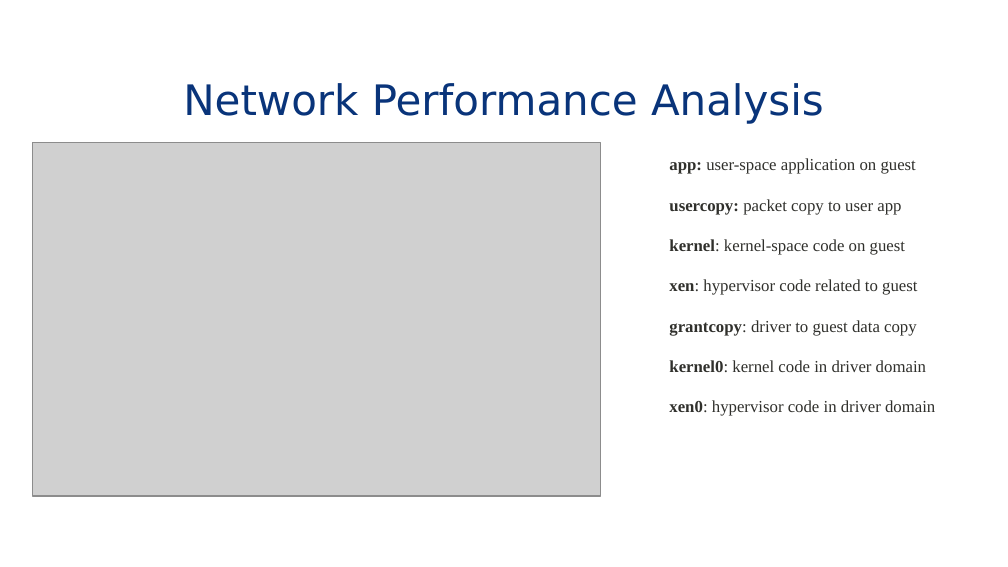
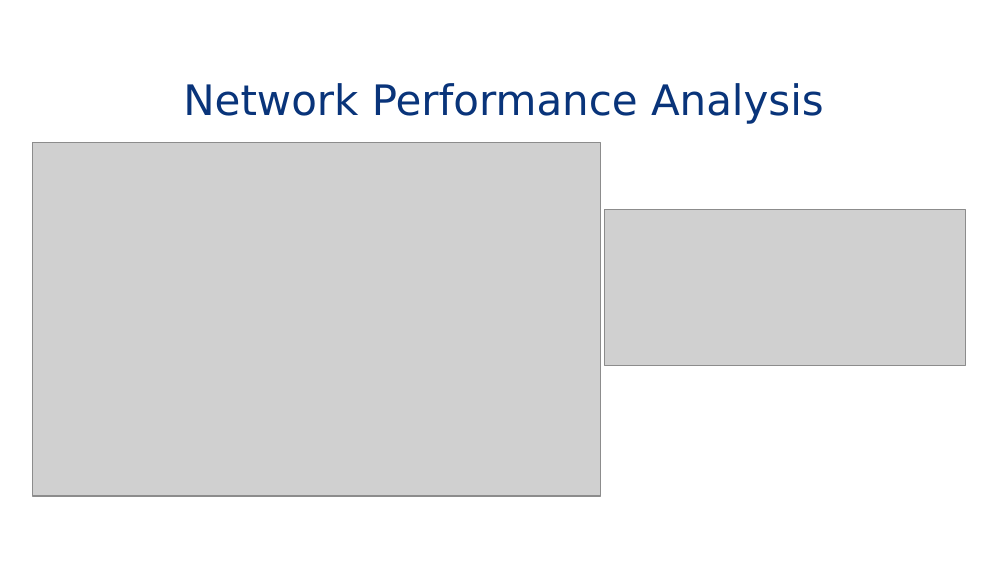
Before and after one commit to eddie-c-davis/cs-advos, a slide deck: slide 14 of presentations/Bridging.pptx. Drawn at 1008x567 pixels with LibreOffice and Linux fonts; fonts in the diff are those of the drawing; grey boxes stand for pictures; background and template pictures are left out. Boxes give left, top, right and bottom in pixels: in the first picture for what was removed or moved away, otherwise in the second. Text is boxed around its words. In the diff, an @@ line names an element or a change of style, - is before the commit and + after.

Commit message:
More slide edits.

```diff
--- a/presentations/Bridging.pptx
+++ b/presentations/Bridging.pptx
@@ text removed at bbox=[669, 158, 935, 416] @@
-  app: user-space application on guest
-  usercopy: packet copy to user app
-  kernel: kernel-space code on guest
-  xen: hypervisor code related to guest
-  grantcopy: driver to guest data copy
-  kernel0: kernel code in driver domain
-  xen0: hypervisor code in driver domain
@@ picture added at bbox=[605, 210, 967, 366] @@
```
Also in this commit, not shown: 7 other slides changed.
